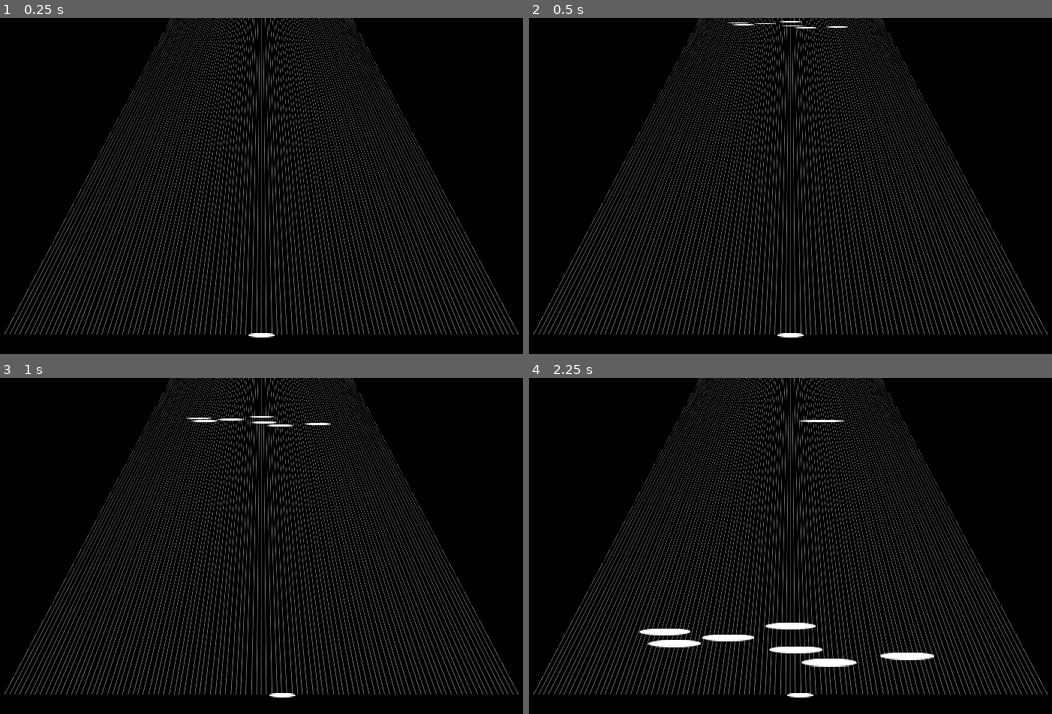
Above: before the commit, frames 1-4 (two rows, left to right).
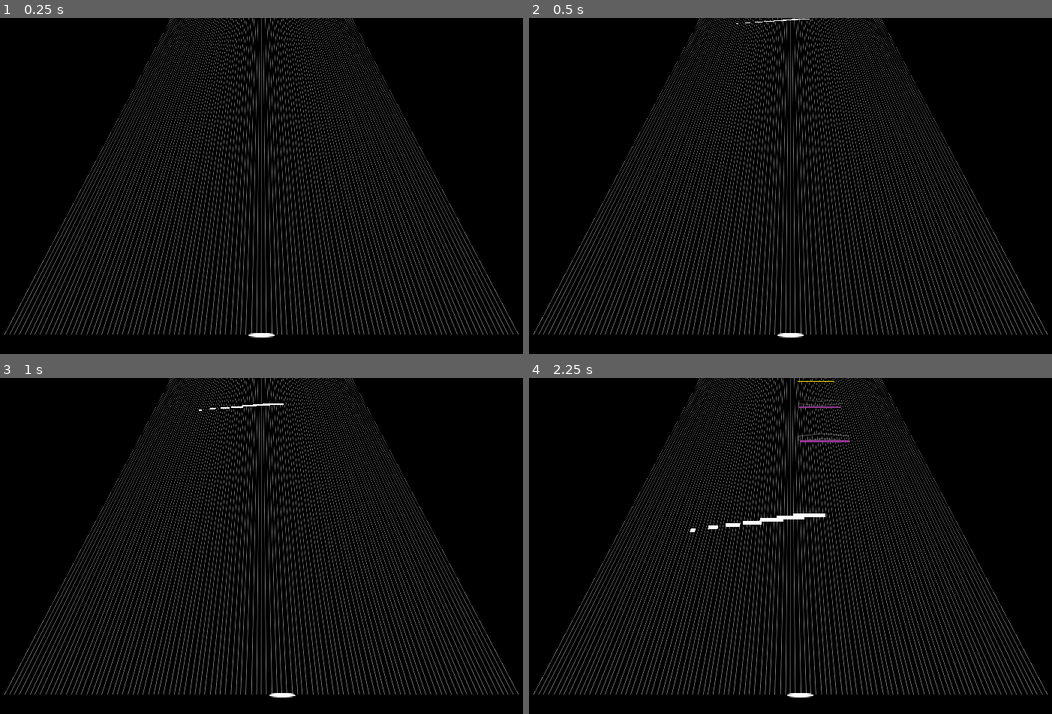
Above: after the commit, the same moments.

Repository: anthony-63/Opus
Game: Godot game, scene res://scenes/Game.tscn
Same seed, same stepped clock (60 frames per second), same inputs: the game is played once before the commit and once after it.
Inputs (mouse positions are in pixels of both pictures, inside the frame that each line leads up to):
- Up to frame 1 (0.25 s): no input
- Up to frame 2 (0.5 s): no input
- Up to frame 3 (1 s): move the mouse to (292, 546) at 0.52 s
- Up to frame 4 (2.25 s): move the mouse to (759, 546) at 1.27 s; move the mouse to (806, 539) at 2.02 s

Frame 1 is identical in both runs. In frame 2, 0.1% of the frame differs, in the area x 38-61%, y 0-4%; in frame 3, 0.3%; in frame 4, 1.9%, in the area x 20-78%, y 0-86%.

Commit message:
Add arrows to scroll notes

Diff:
--- a/Opus.gd
+++ b/Opus.gd
@@ -6,7 +6,7 @@
 
 const default_settings = {
 	"notes": {
-		"scroll_speed": 26,
+		"scroll_speed": 20,
 	},
 	"cursor": {
 		"sensitivity": 0.1,
@@ -24,52 +24,73 @@
 			{
 				"type": OpusTypes.NoteType.Normal,
 				"ms": 200,
-				"width": 0.04,
-				"x": 0.14,
+				"width": 0.005,
+				"x": -0.5,
 			},
 			{
 				"type": OpusTypes.NoteType.Normal,
-				"ms": 200,
-				"width": 0.04,
-				"x": 0.43,
+				"ms": 201,
+				"width": 0.01,
+				"x": -0.4,
 			},
 			{
 				"type": OpusTypes.NoteType.Normal,
-				"ms": 200,
-				"width": 0.04,
-				"x": 0.02,
+				"ms": 202,
+				"width": 0.015,
+				"x": -0.3,
 			},
 			{
 				"type": OpusTypes.NoteType.Normal,
-				"ms": 200,
-				"width": 0.04,
-				"x": -0.44,
+				"ms": 203,
+				"width": 0.02,
+				"x": -0.2,
 			},
 			{
 				"type": OpusTypes.NoteType.Normal,
-				"ms": 200,
-				"width": 0.04,
-				"x": -0.24,
+				"ms": 204,
+				"width": 0.025,
+				"x": -0.1,
 			},
 			{
 				"type": OpusTypes.NoteType.Normal,
-				"ms": 200,
-				"width": 0.04,
-				"x": -0.49,
+				"ms": 205,
+				"width": 0.03,
+				"x": 0,
 			},
 			{
 				"type": OpusTypes.NoteType.Normal,
-				"ms": 200,
-				"width": 0.04,
-				"x": 0.0,
+				"ms": 206,
+				"width": 0.035,
+				"x": 0.1,
+			},
+			{
+				"type": OpusTypes.NoteType.Scroll,
+				"ms": 1000,
+				"x": 0.24,
+				"width": 0.07,
+				"direction": OpusTypes.NoteDirection.UP,
 			},
 			{
 				"type": OpusTypes.NoteType.Scroll,
 				"ms": 1500,
 				"x": 0.24,
 				"width": 0.07,
+				"direction": OpusTypes.NoteDirection.DOWN,
+			},
+			{
+				"type": OpusTypes.NoteType.Gold,
+				"ms": 2000,
+				"x": 0.24,
+				"width": 0.07,
 				"direction": OpusTypes.NoteDirection.RIGHT,
-			}
+			},
+			{
+				"type": OpusTypes.NoteType.Swipe,
+				"ms": 2500,
+				"x": 0.24,
+				"width": 0.07,
+				"direction": OpusTypes.NoteDirection.RIGHT,
+			},
 		],
 		"audio_stream": load("res://prefabs/litmus_krave.mp3"),
 	}
--- a/scenes/notes/Gold.tscn
+++ b/scenes/notes/Gold.tscn
@@ -1,11 +1,11 @@
 [gd_scene load_steps=3 format=3 uid="uid://by6w8mn7lf2i0"]
 
 [ext_resource type="Script" path="res://scripts/game/Notes/Gold.gd" id="1_bj0x2"]
-[ext_resource type="Texture2D" uid="uid://8x00m26pvd1e" path="res://prefabs/default_skin/cursor.png" id="2_f74jd"]
+[ext_resource type="Texture2D" uid="uid://brtsqa8w388p4" path="res://prefabs/default_skin/gold_note.png" id="2_sooh7"]
 
 [node name="Gold" type="Node3D"]
 script = ExtResource("1_bj0x2")
 
 [node name="NoteSprite" type="Sprite3D" parent="."]
 transform = Transform3D(0.05, 0, 0, 0, -2.18557e-09, -0.05, 0, 0.05, -2.18557e-09, 0, 0, 0)
-texture = ExtResource("2_f74jd")
+texture = ExtResource("2_sooh7")
--- a/scenes/notes/Normal.tscn
+++ b/scenes/notes/Normal.tscn
@@ -1,11 +1,11 @@
 [gd_scene load_steps=3 format=3 uid="uid://dkiyi4yemup1g"]
 
-[ext_resource type="Texture2D" uid="uid://8x00m26pvd1e" path="res://prefabs/default_skin/cursor.png" id="1_6pxeb"]
 [ext_resource type="Script" path="res://scripts/game/Notes/Normal.gd" id="1_lhp03"]
+[ext_resource type="Texture2D" uid="uid://drcnxcbeb27ck" path="res://prefabs/default_skin/noraml_note.png" id="2_a5ks8"]
 
 [node name="Normal" type="Node3D"]
 script = ExtResource("1_lhp03")
 
 [node name="NoteSprite" type="Sprite3D" parent="."]
 transform = Transform3D(0.05, 0, 0, 0, -2.18557e-09, -0.05, 0, 0.05, -2.18557e-09, 0, 0, 0)
-texture = ExtResource("1_6pxeb")
+texture = ExtResource("2_a5ks8")
--- a/scenes/notes/Scroll.tscn
+++ b/scenes/notes/Scroll.tscn
@@ -1,11 +1,17 @@
-[gd_scene load_steps=3 format=3 uid="uid://do1umhs6uqrr5"]
+[gd_scene load_steps=4 format=3 uid="uid://do1umhs6uqrr5"]
 
 [ext_resource type="Script" path="res://scripts/game/Notes/Scroll.gd" id="1_j3iik"]
-[ext_resource type="Texture2D" uid="uid://8x00m26pvd1e" path="res://prefabs/default_skin/cursor.png" id="2_p66fh"]
+[ext_resource type="Texture2D" uid="uid://dgh2kr71ogen4" path="res://prefabs/default_skin/scroll_note_base.png" id="2_git2q"]
+[ext_resource type="Texture2D" uid="uid://df75wj3ky7gm1" path="res://prefabs/default_skin/scroll_note_arrow.png" id="3_qfutm"]
 
 [node name="Scroll" type="Node3D"]
 script = ExtResource("1_j3iik")
 
 [node name="NoteSprite" type="Sprite3D" parent="."]
 transform = Transform3D(0.05, 0, 0, 0, -2.18557e-09, -0.05, 0, 0.05, -2.18557e-09, 0, 0, 0)
-texture = ExtResource("2_p66fh")
+texture = ExtResource("2_git2q")
+
+[node name="Arrow" type="Sprite3D" parent="."]
+transform = Transform3D(-0.386604, 1.83465e-08, 2.10512e-08, -6.59771e-09, 0.0926959, -0.410669, -3.31478e-08, -0.232427, -0.163782, 0, 0.0212209, -0.0185939)
+pixel_size = 0.0025
+texture = ExtResource("3_qfutm")
--- a/scenes/notes/Swipe.tscn
+++ b/scenes/notes/Swipe.tscn
@@ -1,11 +1,11 @@
 [gd_scene load_steps=3 format=3 uid="uid://bhe7parax5mx1"]
 
 [ext_resource type="Script" path="res://scripts/game/Notes/Swipe.gd" id="1_m73bv"]
-[ext_resource type="Texture2D" uid="uid://8x00m26pvd1e" path="res://prefabs/default_skin/cursor.png" id="2_vvjcn"]
+[ext_resource type="Texture2D" uid="uid://d38r5lpupveg2" path="res://prefabs/default_skin/swipe_note_base.png" id="2_2n5t4"]
 
 [node name="Swipe" type="Node3D"]
 script = ExtResource("1_m73bv")
 
 [node name="NoteSprite" type="Sprite3D" parent="."]
 transform = Transform3D(0.05, 0, 0, 0, -2.18557e-09, -0.05, 0, 0.05, -2.18557e-09, 0, 0, 0)
-texture = ExtResource("2_vvjcn")
+texture = ExtResource("2_2n5t4")
--- a/scripts/game/Notes/NoteBase.gd
+++ b/scripts/game/Notes/NoteBase.gd
@@ -3,10 +3,14 @@
 @export var note_data = {}
 @export var hittable = false
 
+func init_based_on_type():
+	pass
+
 func init():
 	$NoteSprite.scale.x = note_data.width
 	self.transform.origin.z = -2.1
 	self.transform.origin.x = note_data.x
+	init_based_on_type()
 
 func check_hit():
 	pass
--- a/scripts/game/Notes/Scroll.gd
+++ b/scripts/game/Notes/Scroll.gd
@@ -1,4 +1,8 @@
 extends NoteBase
+
+func init_based_on_type():
+	if note_data.direction == OpusTypes.NoteDirection.DOWN:
+		$Arrow.rotation_degrees.z = 180.0
 
 func check_hit():
 	# Check hit for normal note
Binary file added: prefabs/default_skin/gold_note.png
Not shown, added: prefabs/default_skin/gold_note.png.import
Binary file added: prefabs/default_skin/noraml_note.png
Not shown, added: prefabs/default_skin/noraml_note.png.import
Not shown, added: prefabs/default_skin/normal_note.png.import
Binary file added: prefabs/default_skin/scroll_note_arrow.png
Not shown, added: prefabs/default_skin/scroll_note_arrow.png.import
Binary file added: prefabs/default_skin/scroll_note_base.png
Not shown, added: prefabs/default_skin/scroll_note_base.png.import
Binary file added: prefabs/default_skin/swipe_note_base.png
Not shown, added: prefabs/default_skin/swipe_note_base.png.import
